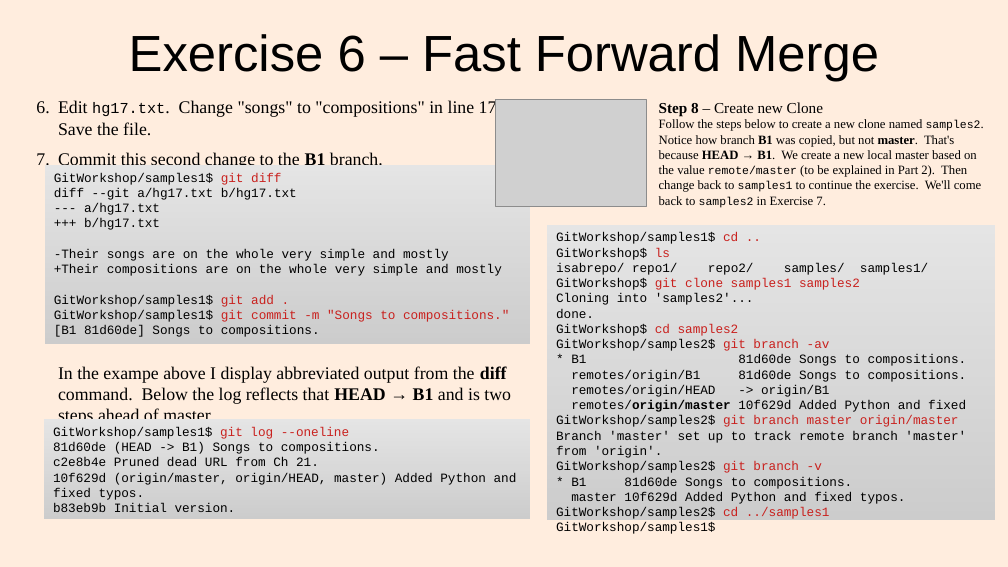
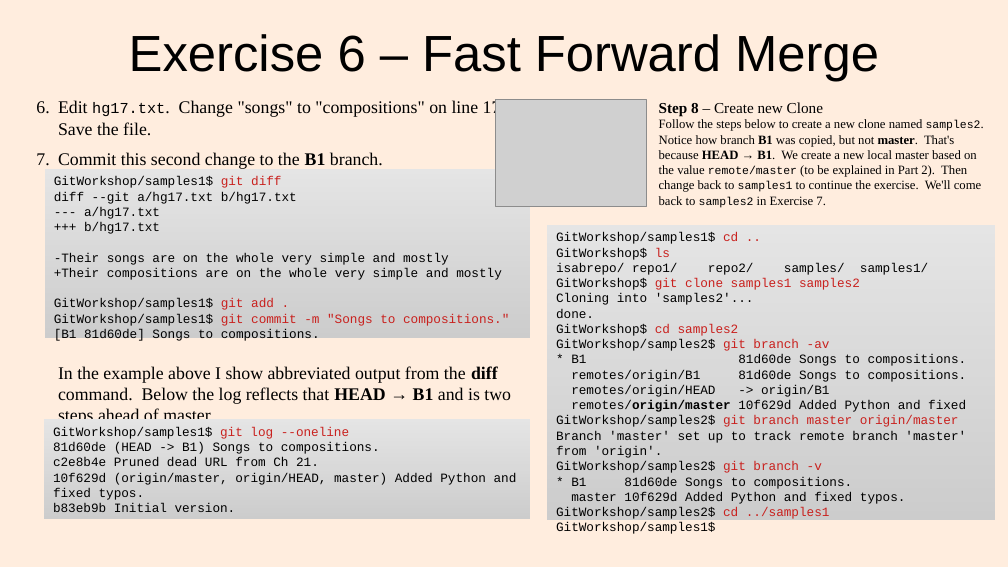
Before and after one commit to lacounty-isab/workshops, a slide deck: slide 23 of git/GitWorkshop1.odp. Drawn at 1008x567 pixels with LibreOffice and Linux fonts; fonts in the diff are those of the drawing; grey boxes stand for pictures. Boxes give left, top, right and bottom in pixels: in the first picture for what was removed or moved away, otherwise in the second. Text is boxed around its words. In the diff, an @@ line names an element or a change of style, - is before the commit and + after.

```diff
--- a/git/GitWorkshop1.odp
+++ b/git/GitWorkshop1.odp
@@ text at <box>58,100,511,419</box>: text changed @@
-6. Edit hg17.txt. Change "songs" to "compositions" in line 17. Save the file.
-7. Commit this second change to the B1 branch.
-   In the exampe above I display abbreviated output from the diff command. Below the log reflects that HEAD → B1 and is two steps ahead of master.
+6. Edit hg17.txt. Change "songs" to "compositions" on line 17. Save the file.
+7. Commit this second change to the B1 branch.
+   In the example above I show abbreviated output from the diff command. Below the log reflects that HEAD → B1 and is two steps ahead of master.
@@ rectangle "GitWorkshop/samples1$ git diff": place and size @@
-rectangle "GitWorkshop/samples1$ git diff" at <box>45,165,531,344</box>
+rectangle "GitWorkshop/samples1$ git diff" at <box>45,168,531,338</box>
```
Also in this commit, not shown: 10 other slides changed, 9 slides removed, 22 other files.
